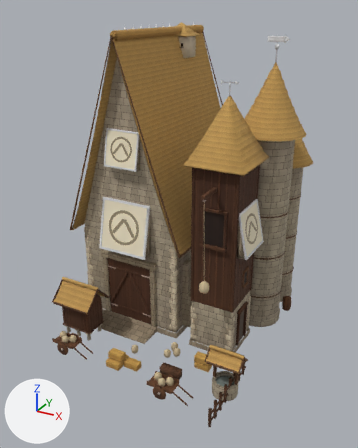
The glTF model public/themes/medieval-castle-v2/models/building/category.staking.xl.glb as it was, and as the next commit left it.
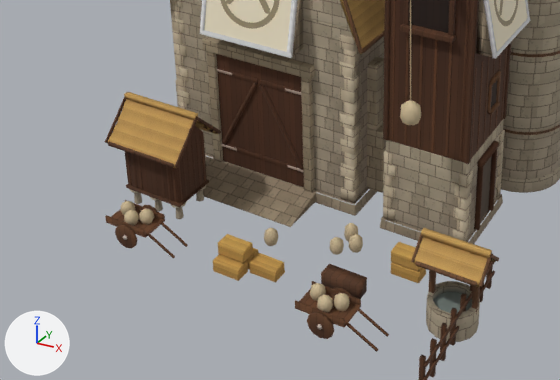
Old and new are each drawn whole from a camera (50 mm lens) standing at (13.5, -25.9, 19.1) and looking at (0.2, -1.6, 7.0) and again close up on the part from 0% to 78% of the width and 52% to 94% of the height. Lighting does not change. The marker at lower left points along +X, +Y and +Z. The first two pictures are the older version. Objects named as collision shapes, trigger or cutter boxes, shadow casters or lower levels of detail are left out. Where no turn or scale is listed for an object, it has been applied to the vertices. Vertices at exactly the same position are counted once.

Objects in the first close-up: 'building.category.staking.xl.lod0', 'door.l', 'door.r', 'logo', 'logo.3', 'sack' and 1 more.
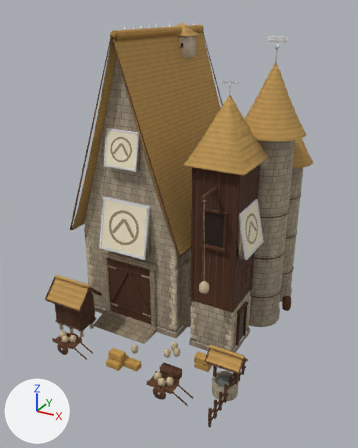
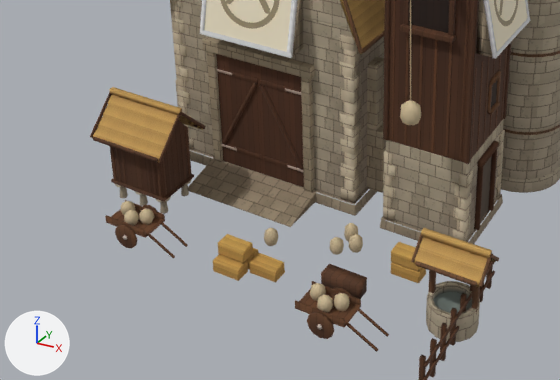
Where the newer file only moved an object's origin or applied its transform, the numbers keep the older frame.

Changed parts and their boxes [x1, y1, x2, y2] in the close-ups (560 x 380 px; the box of a moved part takes in the faces that stretch with it):
'building.category.staking.xl.lod0', reshaped
    before: [105, 0, 560, 380]
    after: [90, 0, 560, 380]
part 1 of me_building_category_staking_xl, moved or reshaped (not visible before)
    after: [120, 187, 128, 198]
part 2 of me_building_category_staking_xl, moved or reshaped
    before: [171, 202, 186, 208]
    after: [115, 184, 123, 187]
part 3 of me_building_category_staking_xl, moved or reshaped
    before: [108, 99, 218, 168]
    after: [93, 94, 203, 163]
part 4 of me_building_category_staking_xl, moved or reshaped
    before: [124, 92, 198, 120]
    after: [109, 87, 182, 115]
part 5 of me_building_category_staking_xl, moved or reshaped
    before: [166, 166, 171, 199]
    after: [111, 147, 117, 180]
part 6 of me_building_category_staking_xl, moved or reshaped
    before: [172, 168, 177, 202]
    after: [116, 148, 121, 181]
part 7 of me_building_category_staking_xl, moved or reshaped
    before: [201, 135, 206, 181]
    after: [185, 130, 190, 176]
part 8 of me_building_category_staking_xl, moved or reshaped
    before: [196, 139, 201, 185]
    after: [180, 133, 186, 180]
part 9 of me_building_category_staking_xl, moved or reshaped
    before: [191, 142, 197, 189]
    after: [175, 137, 181, 183]
part 10 of me_building_category_staking_xl, moved or reshaped
    before: [186, 146, 192, 193]
    after: [171, 141, 177, 187]
part 11 of me_building_category_staking_xl, moved or reshaped
    before: [182, 154, 187, 197]
    after: [166, 148, 172, 191]
part 12 of me_building_category_staking_xl, moved or reshaped
    before: [108, 142, 174, 168]
    after: [93, 137, 158, 162]
part 13 of me_building_category_staking_xl, moved or reshaped
    before: [105, 97, 126, 143]
    after: [90, 92, 112, 138]
part 14 of me_building_category_staking_xl, moved or reshaped
    before: [175, 116, 221, 167]
    after: [159, 111, 206, 162]
part 15 of me_building_category_staking_xl, deleted
    before: [196, 190, 204, 202]
part 16 of me_building_category_staking_xl, deleted
    before: [176, 207, 184, 219]
part 17 of me_building_category_staking_xl, deleted
    before: [178, 164, 183, 201]
part 18 of me_building_category_staking_xl, moved or reshaped
    before: [125, 126, 209, 239]
    after: [110, 121, 194, 214]
part 19 of me_building_category_staking_xl, edited (looks the same)
    both: [125, 7, 522, 341]

The change in detail:
me_building_category_staking_xl is used by ob_building_category_staking_xl_lod0; location (0.0, 0.0, 0.0).
me_building_category_staking_xl had 6730 vertices, 10378 faces and spanned x -6.5..6.5, y -8.9..7.0, z 0.0..18.0.
me_building_category_staking_xl now has 6746 vertices, 10398 faces and spans x -6.6..6.5, y -8.9..7.0, z 0.0..18.0.
me_building_category_staking_xl part 1: the loose piece of 12 vertices spanning x -5.6..-5.3, y -5.1..-4.9, z 0.0..0.5 is moved by (-0.6, -1.0, 0.0).
me_building_category_staking_xl part 2: the loose piece of 24 vertices spanning x -4.1..-3.6, y -6.3..-5.8, z 0.5..0.6 is moved by (-2.3, 0.0, 0.0).
me_building_category_staking_xl part 3: the loose piece of 52 vertices spanning x -5.9..-3.3, y -6.6..-4.5, z 2.3..3.4 is moved by (-0.6, 0.0, 0.0).
me_building_category_staking_xl part 4: the loose piece of 8 vertices spanning x -6.0..-3.3, y -5.6..-5.5, z 3.4..3.6 is moved by (-0.6, 0.0, 0.0).
me_building_category_staking_xl part 5: the loose piece of 8 vertices spanning x -4.0..-3.9, y -6.3..-6.2, z 0.7..2.4 is moved by (-2.2, 0.0, 0.0).
me_building_category_staking_xl part 6: the loose piece of 8 vertices spanning x -3.8..-3.7, y -6.3..-6.2, z 0.7..2.4 is moved by (-2.2, 0.0, 0.0).
me_building_category_staking_xl part 7: the loose piece of 8 vertices spanning x -3.6, y -5.0..-4.9, z 0.7..2.4 is moved by (-0.6, 0.0, 0.0).
me_building_category_staking_xl part 8: the loose piece of 8 vertices spanning x -3.6, y -5.2, z 0.7..2.4 is moved by (-0.6, 0.0, 0.0).
me_building_category_staking_xl part 9: the loose piece of 8 vertices spanning x -3.6, y -5.5..-5.4, z 0.7..2.4 is moved by (-0.6, 0.0, 0.0).
me_building_category_staking_xl part 10: the loose piece of 8 vertices spanning x -3.6, y -5.7..-5.6, z 0.7..2.4 is moved by (-0.6, 0.0, 0.0).
me_building_category_staking_xl part 11: the loose piece of 8 vertices spanning x -3.6, y -5.9, z 0.7..2.4 is moved by (-0.6, 0.0, 0.0).
me_building_category_staking_xl part 12: the loose piece of 8 vertices spanning x -5.9..-3.4, y -6.7..-6.6, z 2.3..2.4 is moved by (-0.6, 0.0, 0.0).
me_building_category_staking_xl part 13: the loose piece of 12 vertices spanning x -6.0, y -6.7..-4.4, z 2.3..3.5 is moved by (-0.6, 0.0, 0.0).
me_building_category_staking_xl part 14: the loose piece of 12 vertices spanning x -3.3..-3.2, y -6.7..-4.4, z 2.3..3.5 is moved by (-0.6, 0.0, 0.0).
me_building_category_staking_xl part 15: the loose piece of 12 vertices spanning x -3.9..-3.7, y -5.1..-4.9, z 0.0..0.5 is deleted.
me_building_category_staking_xl part 16: the loose piece of 12 vertices spanning x -3.9..-3.7, y -6.2..-6.0, z 0.0..0.5 is deleted.
me_building_category_staking_xl part 17: the loose piece of 8 vertices spanning x -3.6, y -6.2..-6.1, z 0.7..2.4 is deleted.
me_building_category_staking_xl part 18: 59 vertices moved within x -6.0..-4.2, y -8.0..-4.8, z 0.0..2.4; 158 vertices removed from x -5.7..-3.6, y -6.3..-4.8, z 0.0..3.3; 198 vertices added at x -6.3..-4.2, y -6.3..-4.8, z 0.0..3.3.
me_building_category_staking_xl part 19: 221 kept faces spanning x -6.0..6.2, y -7.3..6.5, z 0.0..17.3 get new vertex colours.
Other edits to the shape of me_building_category_staking_xl do not show in these pictures.
